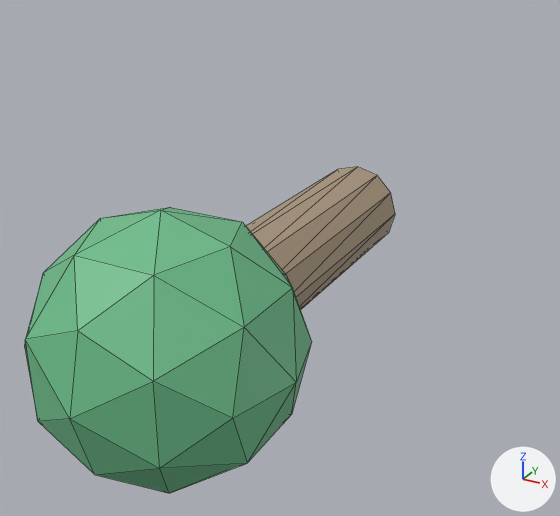
The glTF model public/models/city-pack/flower_bed.glb as it was, and as the next commit left it.
Rendered twice from a camera (50 mm lens) standing at (1.93, -4.56, 1.78) and looking at (0.11, -1.25, 0.13). The axes (+X, +Y, +Z) are drawn at lower right. The lights are the same throughout. The picture after the commit comes second. Mesh edges are drawn as thin lines. Where no turn or scale is listed for an object, it has been applied to the vertices.

The first picture shows 'g0', 'g1'.
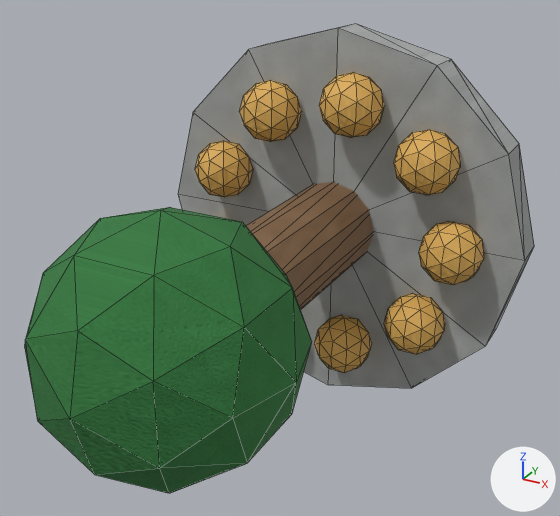
Where the change shows, as pixel boxes [x1, y1, x2, y2] in the pictures (560 x 516 px):
'g1', recoloured (darker): [25, 207, 312, 493] in both
'cement', added: after [178, 24, 534, 388]
'yellowpaint', added (orange): after [195, 72, 484, 373]
'g0', recoloured (darker): [246, 182, 374, 309] in both

The change in detail:
Picture 'wood_metal_rough.a726fb8ed401.png' (img_wood_metal_rough_a726fb8ed401_png) is new.
Picture 'wood_normal.1fa415b7503c.png' (img_wood_normal_1fa415b7503c_png) is new.
Picture 'wood_base.24b3bcdd0f9f.png' (img_wood_base_24b3bcdd0f9f_png) is new.
Picture 'leaf_normal.a60dea1e5b96.png' (img_leaf_normal_a60dea1e5b96_png) is new.
Picture 'leaf_base.fd1c66044768.png' (img_leaf_base_fd1c66044768_png) is new.
Picture 'leaf_metal_rough.d78840ec174d.png' (img_leaf_metal_rough_d78840ec174d_png) is new.
Picture 'cement_metal_rough.0e60168b89fc.png' (img_cement_metal_rough_0e60168b89fc_png) is new.
Picture 'cement_normal.b79c96571d4c.png' (img_cement_normal_b79c96571d4c_png) is new.
Picture 'cement_base.d2ed599c1ae0.png' (img_cement_base_d2ed599c1ae0_png) is new.
Picture 'yellowpaint_metal_rough.a4b6743ae357.png' (img_yellowpaint_metal_rough_a4b6743ae357_png) is new.
Picture 'yellowpaint_normal.46d72933b447.png' (img_yellowpaint_normal_46d72933b447_png) is new.
Picture 'yellowpaint_base.96f1af3144ae.png' (img_yellowpaint_base_96f1af3144ae_png) is new.
Material 'wood' (mat_wood) is new.
Uses the picture img_wood_base_24b3bcdd0f9f_png.
Uses the picture img_wood_metal_rough_a726fb8ed401_png.
Uses the picture img_wood_normal_1fa415b7503c_png.
Material 'leaf' (mat_leaf) is new.
Uses the picture img_leaf_base_fd1c66044768_png.
Uses the picture img_leaf_metal_rough_d78840ec174d_png.
Uses the picture img_leaf_normal_a60dea1e5b96_png.
Material 'cement' (mat_cement) is new.
Uses the picture img_cement_base_d2ed599c1ae0_png.
Uses the picture img_cement_metal_rough_0e60168b89fc_png.
Uses the picture img_cement_normal_b79c96571d4c_png.
Material 'yellowpaint' (mat_yellowpaint) is new.
Uses the picture img_yellowpaint_base_96f1af3144ae_png.
Uses the picture img_yellowpaint_metal_rough_a4b6743ae357_png.
Uses the picture img_yellowpaint_normal_46d72933b447_png.
me_g0 has 26 vertices, 48 faces and spans x -0.28..0.28, y -1.8..0.0, z -0.28..0.28.
me_g0 is used by ob_g0; location (0.0, 0.0, 0.0).
me_g0 no longer uses material mat_defaultmaterial.
me_g0 part 2: vertex colours changed.
me_g0 gains material mat_wood.
me_g1 has 42 vertices, 80 faces and spans x -0.65..0.65, y -2.75..-1.45, z -0.65..0.65.
me_g1 is used by ob_g1; location (0.0, 0.0, 0.0).
me_g1 no longer uses material mat_defaultmaterial_001.
me_g1 part 1: vertex colours changed.
me_g1 gains material mat_leaf.
Mesh me_cement is new.
It is a 12-sided cylinder along y spanning x -1.2..1.2, y -0.36..-0.12, z -1.2..1.2.
It uses material mat_cement.
Mesh me_yellowpaint is new.
It has 378 vertices, 720 faces and spans x -0.94..0.99, y -0.64..-0.26, z -0.98..0.98.
It uses material mat_yellowpaint.
Object 'cement' (ob_cement) is new; it shows me_cement.
Its location is (0.0, 0.0, 0.0).
Object 'yellowpaint' (ob_yellowpaint) is new; it shows me_yellowpaint.
Its location is (0.0, 0.0, 0.0).
